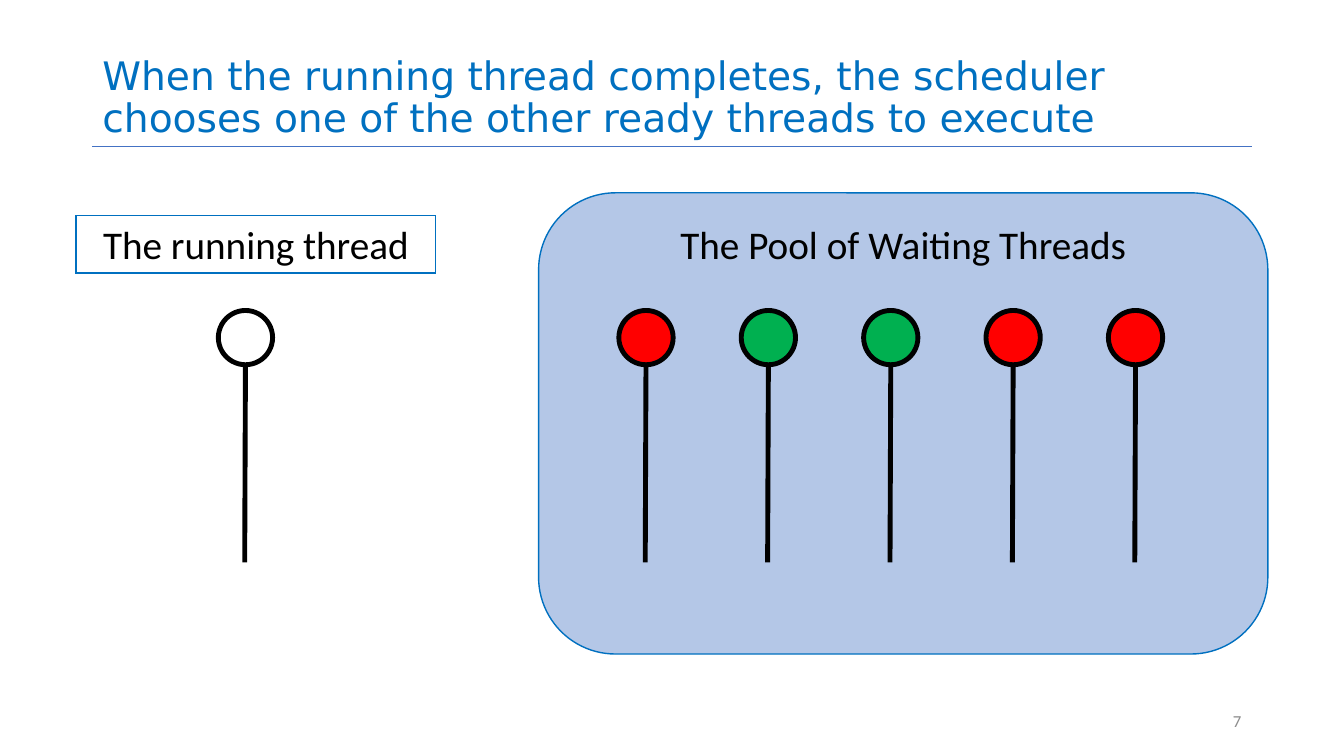
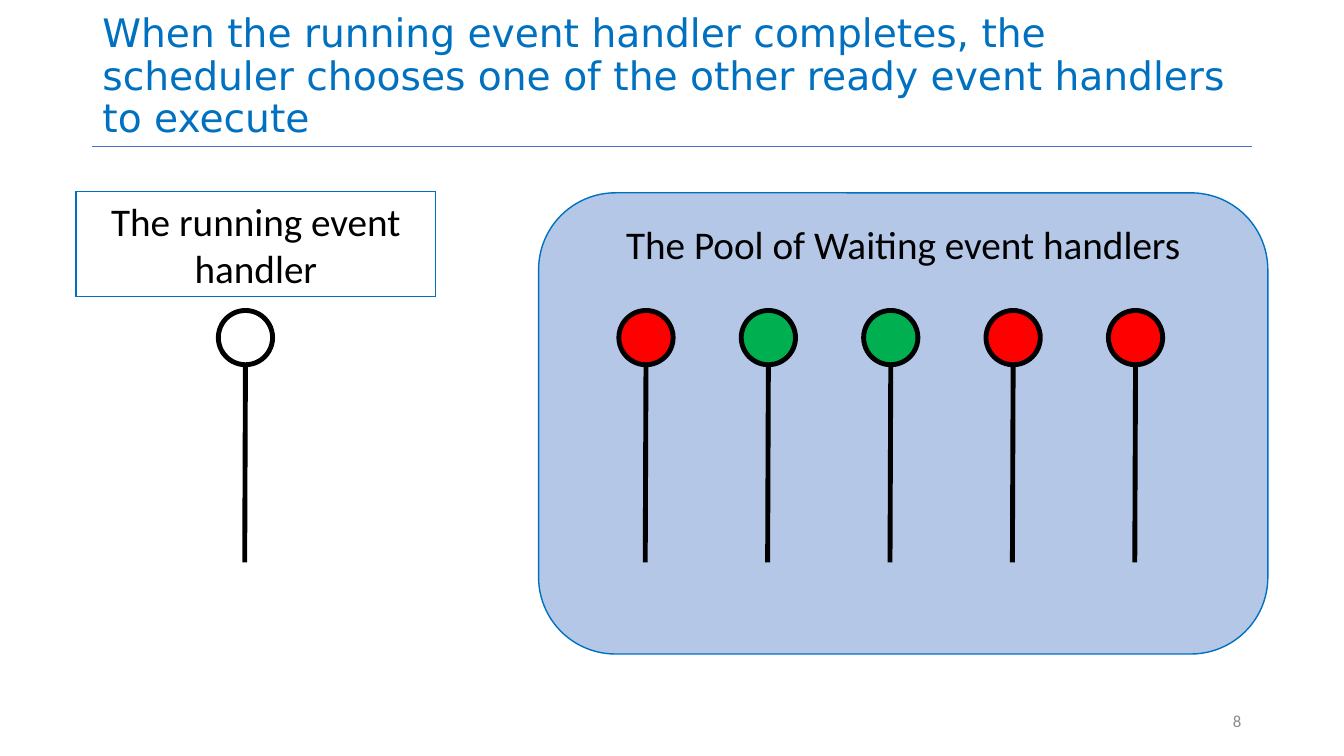
Before and after one commit to neu-se/CS4530-CS5500-Spring-2021, a slide deck: slide 8 of Slides/Lesson 4.1 The JavaScript Thread Model.pptx (slide 7 before the commit). Drawn at 1344x756 pixels with LibreOffice and Linux fonts; fonts in the diff are those of the drawing. Boxes give left, top, right and bottom in pixels: in the first picture for what was removed or moved away, otherwise in the second. Text is boxed around its words. In the diff, an @@ line names an element or a change of style, - is before the commit and + after.

```diff
--- a/Slides/Lesson 4.1 The JavaScript Thread Model.pptx
+++ b/Slides/Lesson 4.1 The JavaScript Thread Model.pptx
@@ title at [102,17,1225,133]: text changed @@
-When the running thread completes, the scheduler chooses one of the other ready threads to execute
+When the running event handler completes, the scheduler chooses one of the other ready event handlers to execute
@@ rectangle "The running event handler": place and size @@
-rectangle "The running event handler" at [77,216,437,273]
+rectangle "The running event handler" at [77,192,437,296]
@@ text in rectangle at [111,208,400,284]: text changed @@
-The running thread
+The running event handler
@@ text in rounded rectangle at [626,231,1180,266]: text changed @@
-The Pool of Waiting Threads
+The Pool of Waiting event handlers
@@ page number at [1233,715,1241,727]: text changed @@
-7
+8
```
Also in this commit, not shown: 10 other slides changed, 9 slides added, 10 slides removed.
